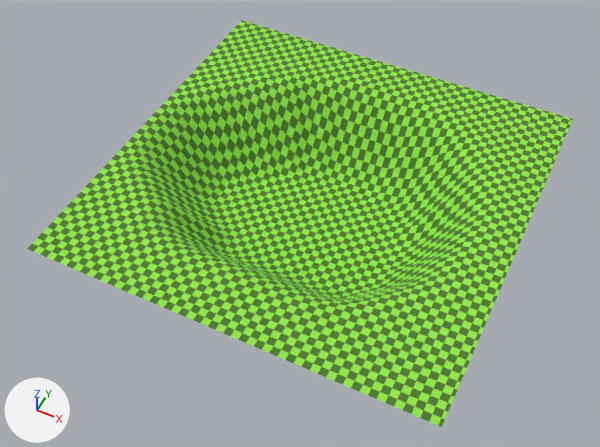
A saved change to the Blender file src/models/map/map.blend.
One viewpoint serves both versions: a 50 mm lens placed at (12.1, -26.3, 29.1), pointed at (-0.6, -1.0, -2.6). Arrows for +X, +Y and +Z are at lower left; the lights stay in place.
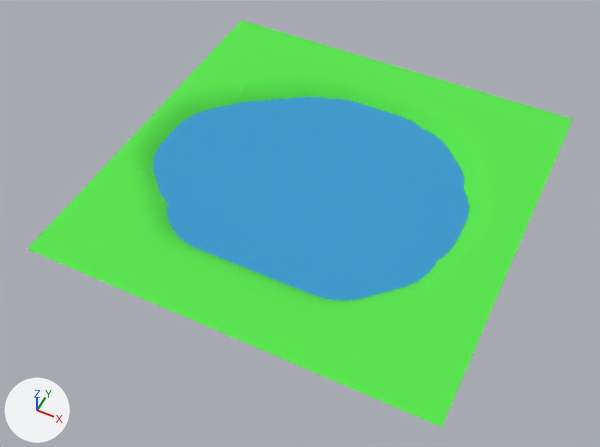
Where the newer file only moved an object's origin or applied its transform, the numbers keep the older frame.

Edits to the bpy script that builds the scene:
```text
Change mat_material_001:
    where n0 = _N.new('ShaderNodeBsdfPrincipled'); n0.name = 'Principled BSDF'
    add n0.inputs[0].default_value = (0.0977, 0.801, 0.0717, 1.0)  # 'Base Color', green #58e74c
    remove n2 = _N.new('ShaderNodeTexChecker'); n2.name = 'Checker Texture'
    remove n2.inputs[1].default_value = (0.29, 0.8, 0.0682, 1.0)  # 'Color1', green #93e74a
    remove n2.inputs[2].default_value = (0.0769, 0.2, 0.0254, 1.0)  # 'Color2', dark green #4e7c2c
    remove n2.inputs[3].default_value = 54.4  # 'Scale'
    remove n3 = _N.new('ShaderNodeTexCoord'); n3.name = 'Texture Coordinate'
    remove _L.new(n2.outputs[0], n0.inputs[0])  # 'Color' to 'Base Color'
    remove _L.new(n3.outputs[2], n2.inputs[0])  # 'UV' to 'Vector'
Add mat_water:
    mat_water = principled_material('water')
    mat_water.base_color = (0.0387, 0.365, 0.801)  # blue #37a3e7
    mat_water.roughness = 0.0
    mat_water.alpha = 0.8
Add me_plane_001:
    me_plane_001.from_pydata([(-8.5, -7.0, 0.0), (8.5, -7.0, 0.0), (-8.5, 7.0, 0.0), (8.5, 7.0, 0.0)], [], [(0, 1, 3, 2)])
    me_plane_001.materials.append(mat_water)  # blue #37a3e7
Add ob_water:
    ob_water = bpy.data.objects.new('water', me_plane_001)
    ob_water.location = (-0.71, 0.41, -0.64)
```

What differs and where, as boxes (x1, y1, x2, y2) in the pictures (600 x 447 px):
'Plane', surface changed: (27, 20, 573, 427) in both
'water', added (blue): after (153, 97, 469, 300)
